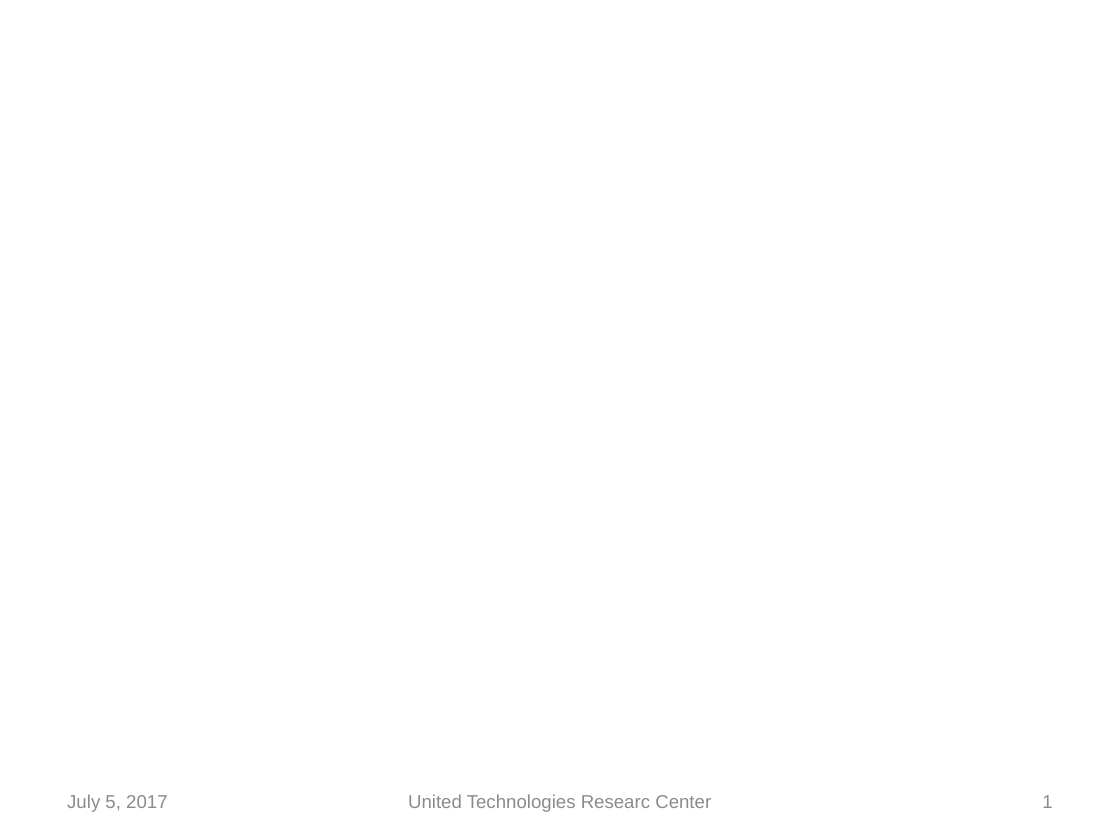
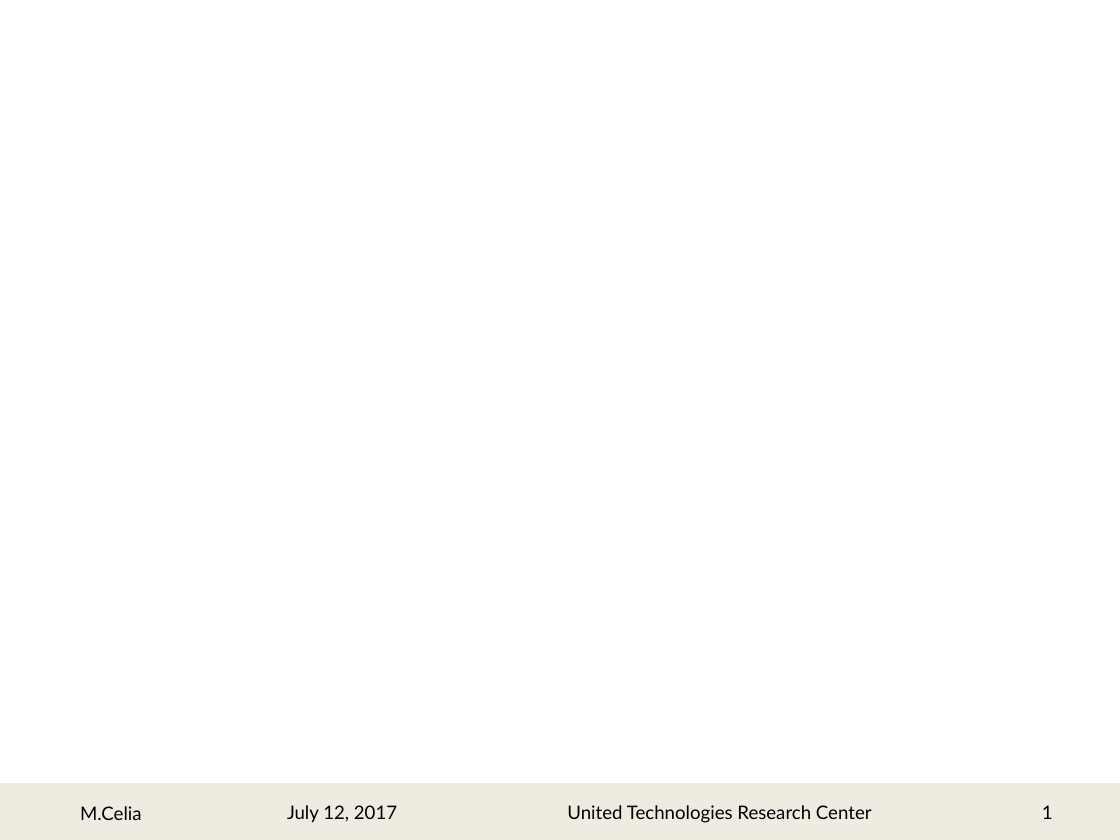
Before and after one commit to marcocelia/Master-Thesis, a slide deck: slide 1 of Presentation/RMpresentation_r1.pptx. Drawn at 1120x840 pixels with LibreOffice and Linux fonts; fonts in the diff are those of the drawing. Boxes give left, top, right and bottom in pixels: in the first picture for what was removed or moved away, otherwise in the second. Text is boxed around its words. In the diff, an @@ line names an element or a change of style, - is before the commit and + after.

```diff
--- a/Presentation/RMpresentation_r1.pptx
+++ b/Presentation/RMpresentation_r1.pptx
@@ rectangle added at (0,785,1120,840), fill #EEECE1, outline #EEECE1 2 pt @@
@@ text added at (80,806,142,820), 12 pt, text #000000 @@
+M.Celia
@@ text at (287,805,397,823): text changed; font Arial to Lato; text colour #8C8C8C to #000000 @@
-July 5, 2017
+July 12, 2017
@@ text at (567,805,872,823): text changed; font Arial to Lato; text colour #8C8C8C to #000000 @@
-United Technologies Researc Center
+United Technologies Research Center
@@ page number: place and size @@
-page number at (1042,795,1052,808)
+page number at (1042,805,1053,819)
@@ page number at (1042,805,1053,819): font Arial to Lato, text colour #8C8C8C to #000000 @@
```
Also in this commit, not shown: 27 other slides changed, 1 slide added, 1 slide removed, 12 other files.
